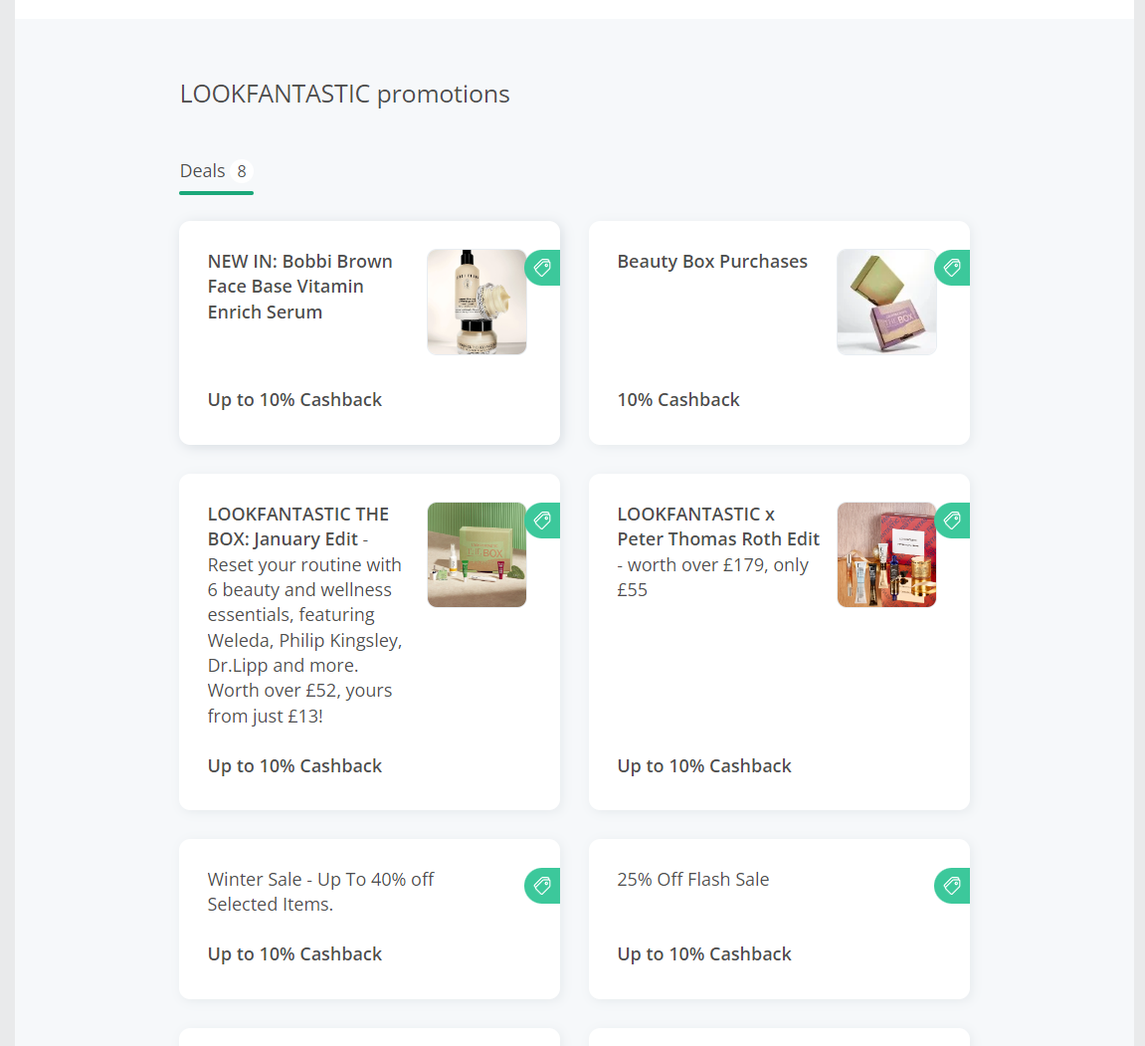
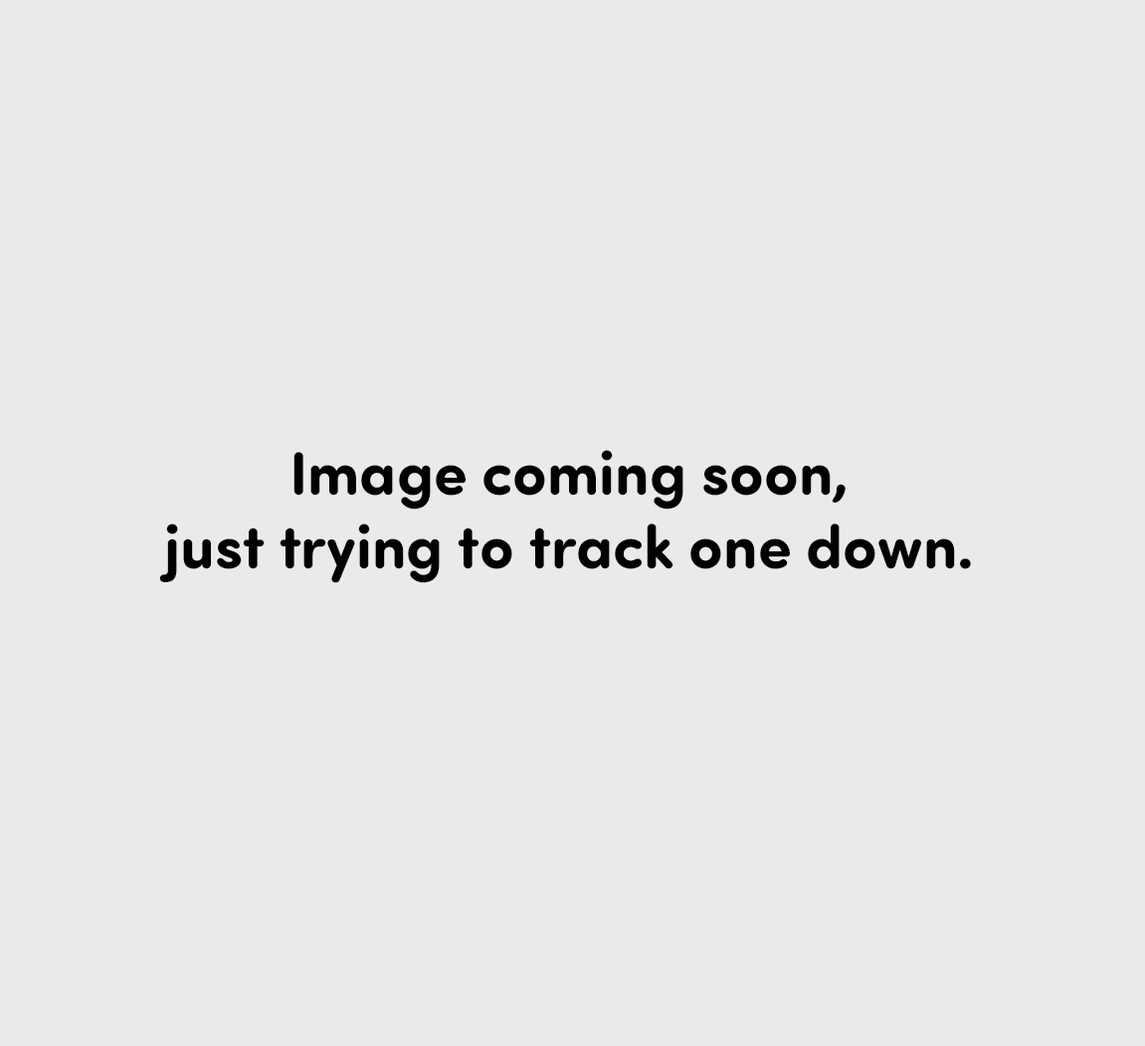
Comparing the layer stacks of the two 1145 x 1046 images. Changes:
removed layer "Layer 2" over [14, 0, 1135, 1046]
added layer "Image coming soon, just trying to track one down." above "Rectangle 1" over [159, 449, 972, 584]
added layer "Rectangle 1" above "Layer 1" over [14, 0, 1135, 1046]
